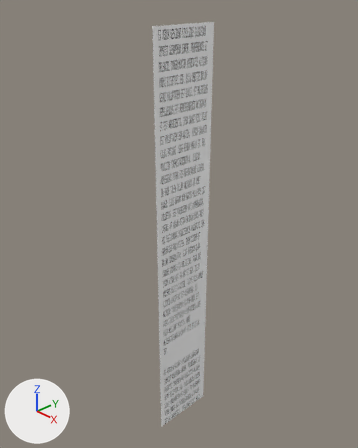
The Blender file raw-assets/FlightDeck/clipboard.blend as it was, and as the next commit left it.
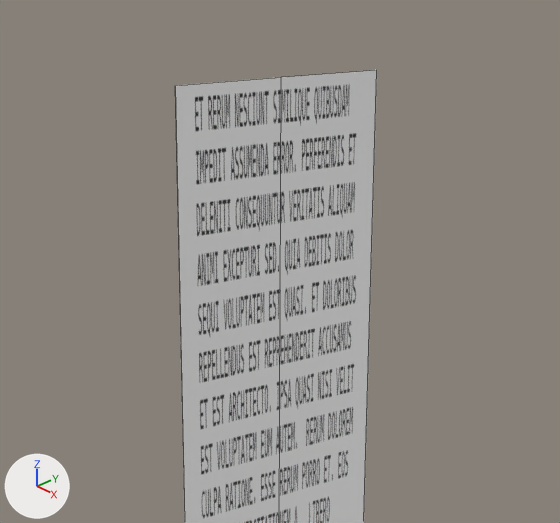
Old and new are each drawn whole from a camera (50 mm lens) standing at (0.407, -0.392, 0.043) and looking at (-0.017, 0.008, -0.244) and again close up on the part from 28% to 75% of the width and 0% to 36% of the height. Every picture has the same lights, and +X, +Y and +Z are marked at lower left. The close-ups show mesh edges as thin lines.

The first close-up shows 'clipPaper'.
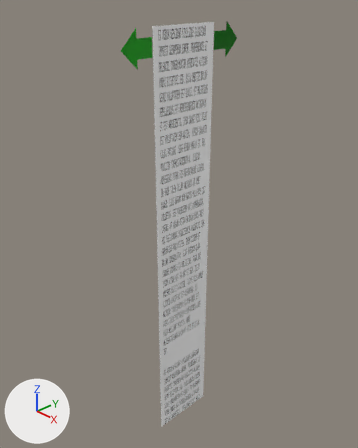
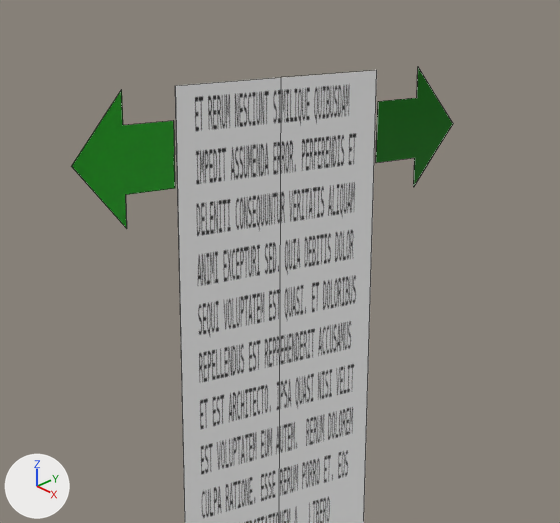
Where the change shows, as pixel boxes (x1, y1, x2, y2) in the close-ups (560 x 523 px):
```json
{"object": "clipArrowLeft", "change": "added", "after": [71, 90, 175, 229], "on screen": "green"}
{"object": "clipArrowRight", "change": "added", "after": [376, 67, 453, 187], "on screen": "green"}
```

Scene script edits in JSON lines:
```json
{"op": "add", "block": "img_arrow_png", "code": ["img_arrow_png = load_image('arrow.png', '../../Models/FlightDeck/arrow.png', 1024, 1024, 'sRGB')"]}
{"op": "add", "block": "mat_arrow", "code": ["mat_arrow = principled_material('Arrow')", "mat_arrow.texture = img_arrow_png", "mat_arrow.roughness = 0.4"]}
{"op": "add", "block": "me_cube_001", "code": ["me_cube_001 = bpy.data.meshes.new('Cube.001')", "me_cube_001.from_pydata(...)  # 40 vertices, 18 faces; spans x -0.01..0.01, y -0.014..0.026, z -0.02..0.02", "me_cube_001.materials.append(mat_arrow)  # picture img_arrow_png"]}
{"op": "add", "block": "ob_cliparrowleft", "code": ["ob_cliparrowleft = bpy.data.objects.new('clipArrowLeft', me_cube_001)", "ob_cliparrowleft.location = (0.0, -0.06, -0.02)", "ob_cliparrowleft.rotation_euler = (0.0, 0.0, 3.142)  # degrees (0, 0, 180)", "ob_cliparrowleft.scale = (0.01, 1.0, 1.0)"]}
{"op": "add", "block": "ob_cliparrowright", "code": ["ob_cliparrowright = bpy.data.objects.new('clipArrowRight', me_cube_001.copy())", "ob_cliparrowright.location = (0.0, 0.06, -0.02)", "ob_cliparrowright.scale = (0.01, 1.0, 1.0)"]}
```
